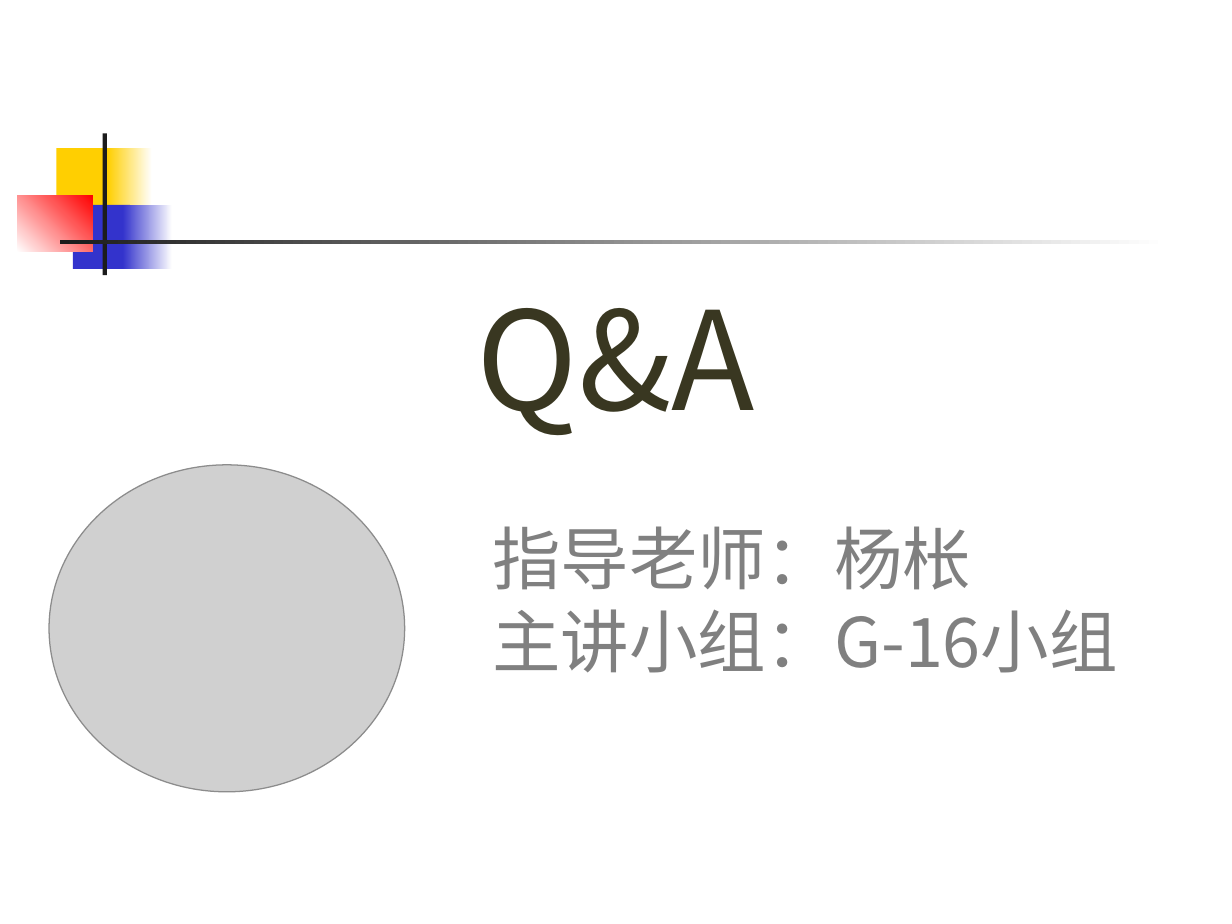
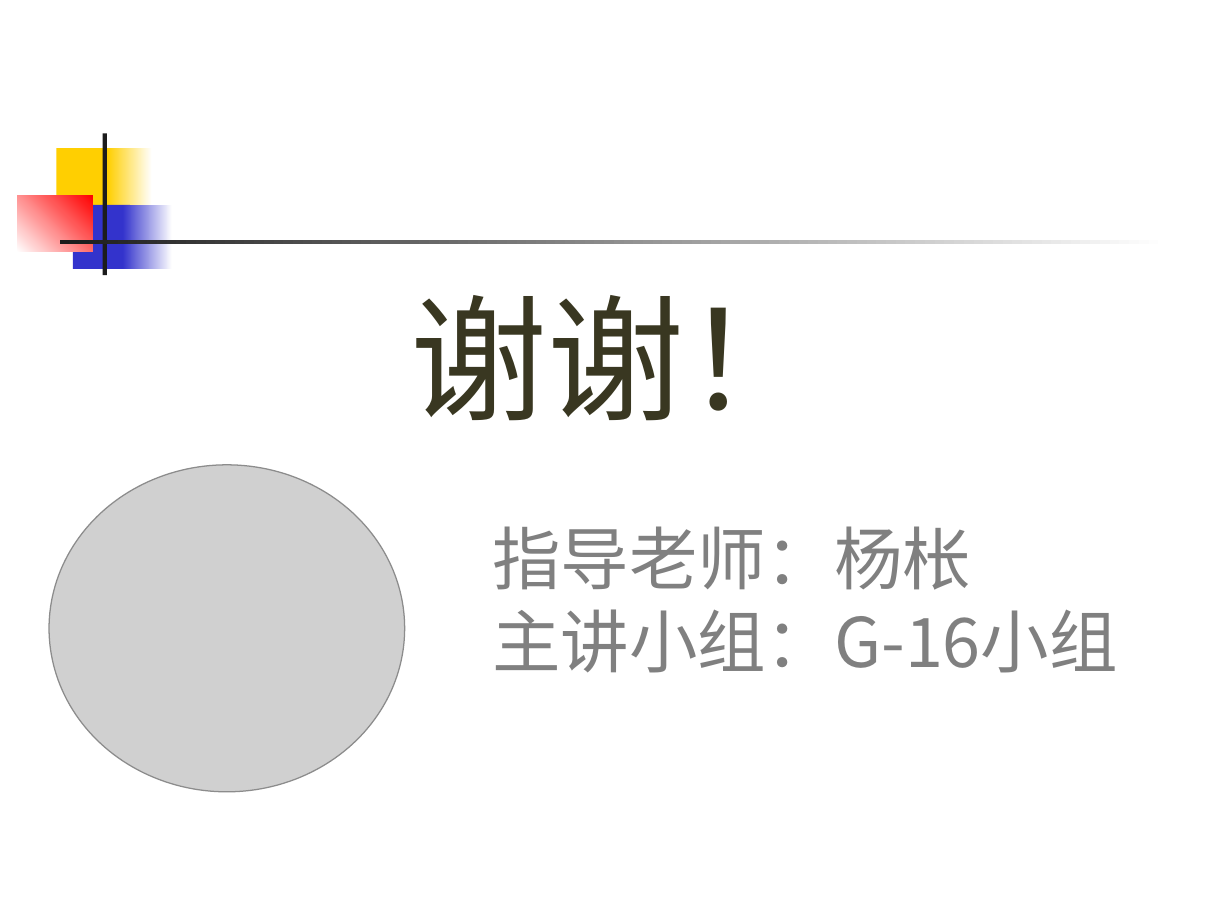
Before and after one commit to 1-518/Three-Kindoms, a slide deck: slide 44 of 白盒黑盒/白盒测试技术/白盒测试技术.pptx (slide 43 before the commit). Drawn at 1232x924 pixels with LibreOffice and Linux fonts; fonts in the diff are those of the drawing; grey boxes stand for pictures. Boxes give left, top, right and bottom in pixels: in the first picture for what was removed or moved away, otherwise in the second. Text is boxed around its words. In the diff, an @@ line names an element or a change of style, - is before the commit and + after.

```diff
--- a/白盒黑盒/白盒测试技术/白盒测试技术.pptx
+++ b/白盒黑盒/白盒测试技术/白盒测试技术.pptx
@@ text at (x1=411, y1=295, x2=822, y2=421): text changed @@
-Q&A
+谢谢！
```
Also in this commit, not shown: 6 other slides changed, 1 slide added.
